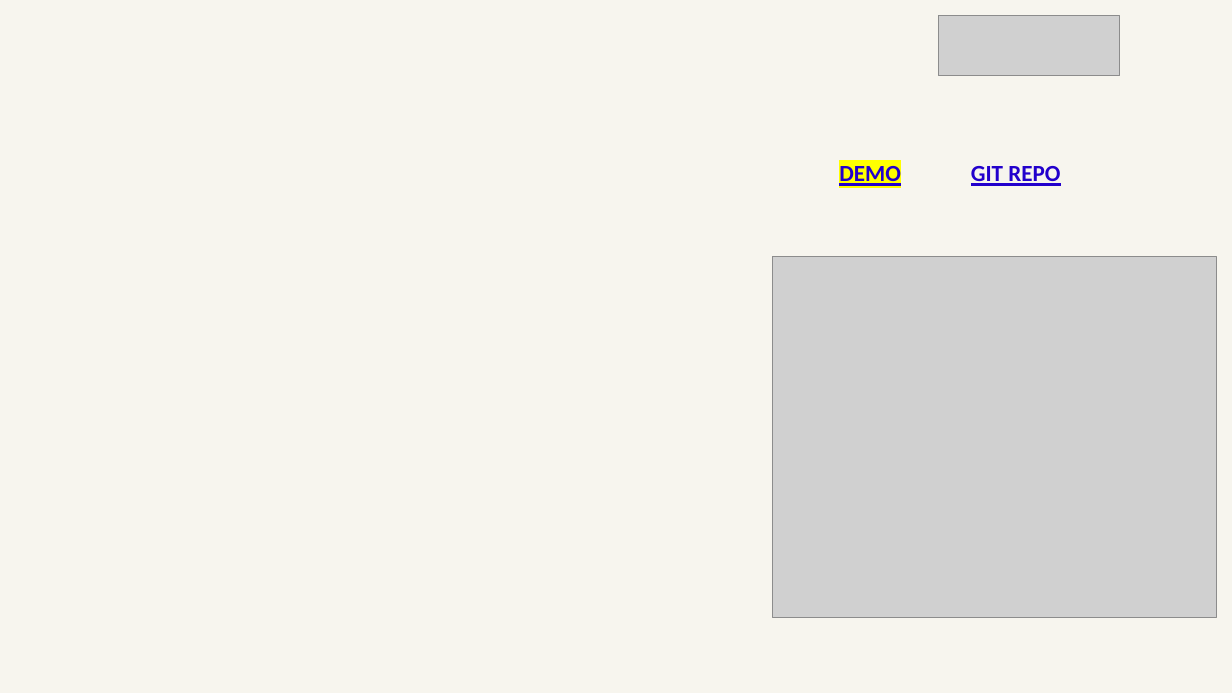
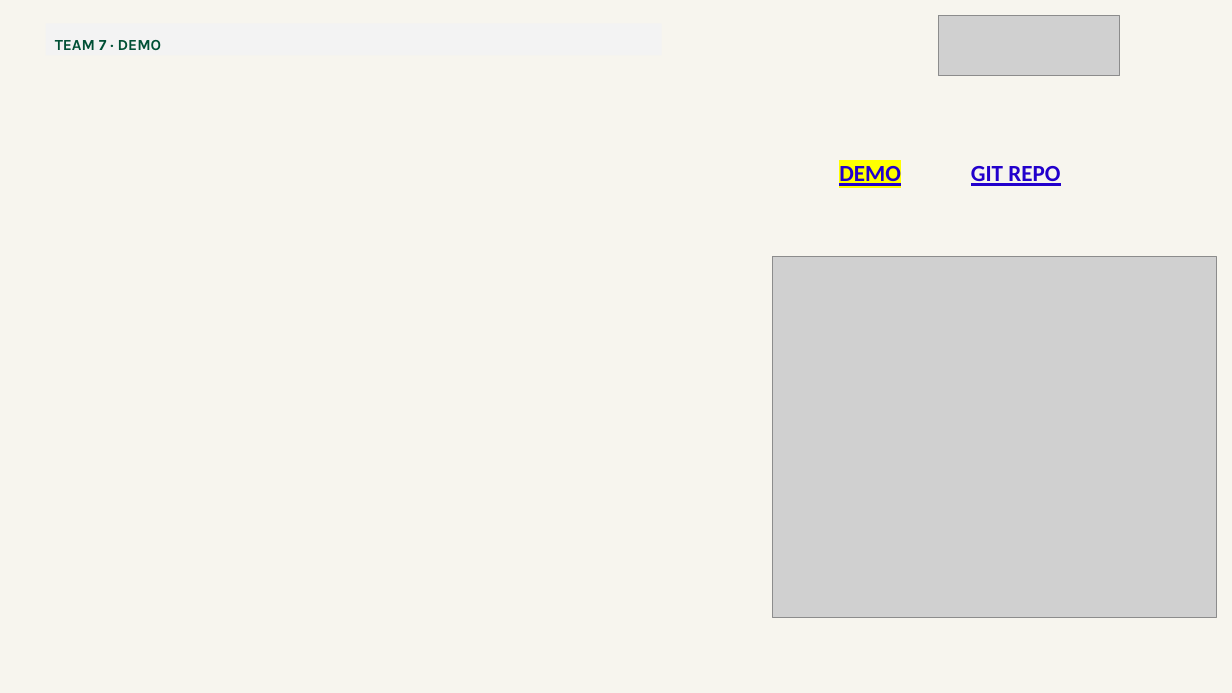
Before and after one commit to qcheng1-prog/ai-db-cloud-showcase-2026f, a slide deck: slide 2 of teams/course-pilot/team7.pptx. Drawn at 1232x693 pixels with LibreOffice and Linux fonts; fonts in the diff are those of the drawing; grey boxes stand for pictures; background and template pictures are left out. Boxes give left, top, right and bottom in pixels: in the first picture for what was removed or moved away, otherwise in the second. Text is boxed around its words. In the diff, an @@ line names an element or a change of style, - is before the commit and + after.

```diff
--- a/teams/course-pilot/team7.pptx
+++ b/teams/course-pilot/team7.pptx
@@ text added at bbox=[55, 40, 162, 50], 12 pt, text #005035, bold @@
+TEAM 7 · DEMO
```
Also in this commit, not shown: 1 other slide changed, 32 other files.
